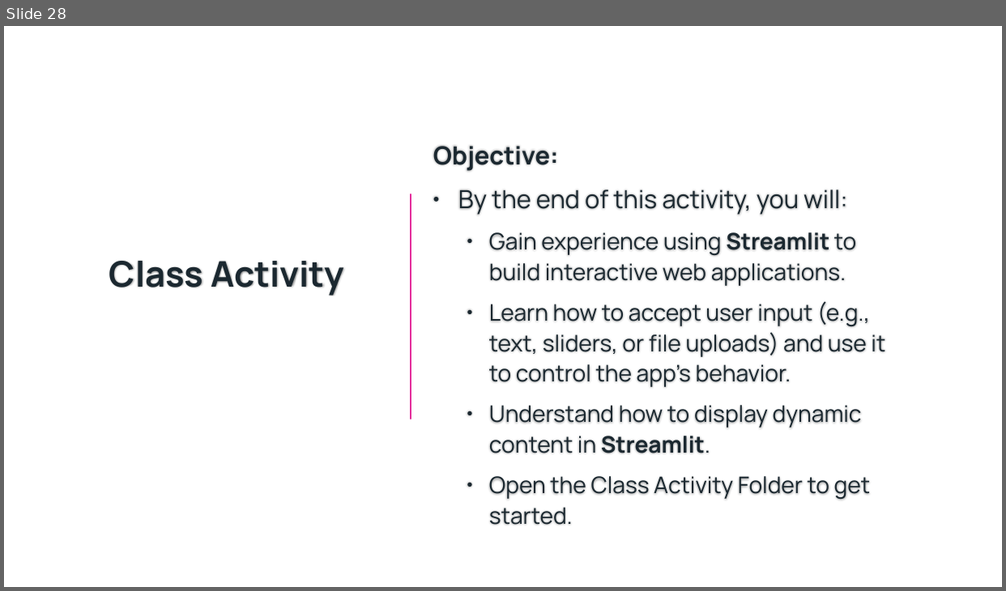
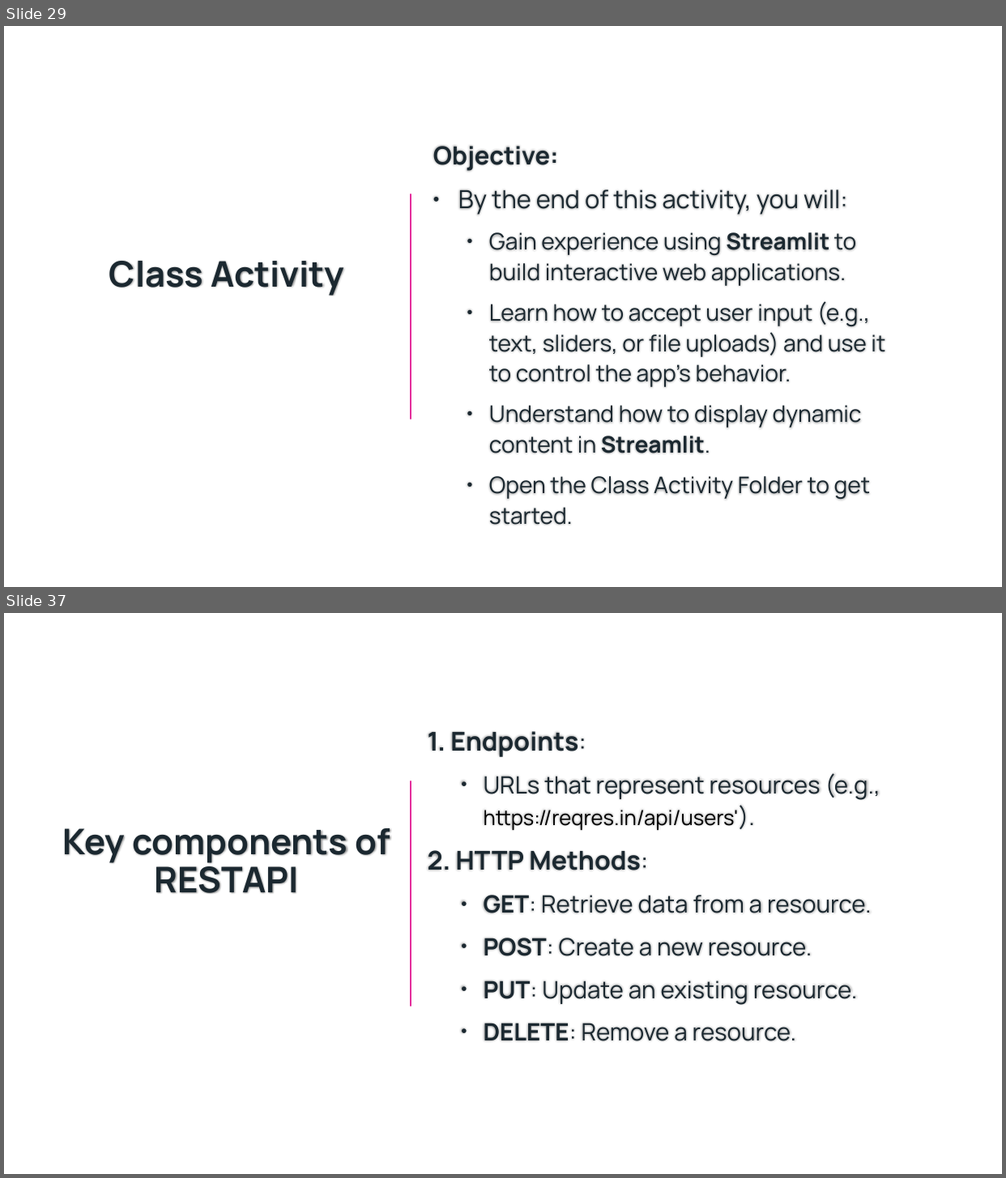
Before and after one commit to Bradford-College/Desigining-User-Interfaces-and-Working-with-Databases, a slide deck: lessonslide.pptx. Shown one above the other, each under a label of ours: slide 28 before the commit, slides 29 and 37 after it; the slides between them are not shown. The pictures are 1006x591 and 1006x1178 pixels, drawn with LibreOffice and Linux fonts; fonts in the diff are those of the drawing; background and template pictures are left out. Boxes give left, top, right and bottom in pixels: in the first picture for what was removed or moved away, otherwise in the second. Text is boxed around its words. In the diff, an @@ line names an element or a change of style, - is before the commit and + after.

```diff
--- a/lessonslide.pptx
+++ b/lessonslide.pptx
@@ slide 37 added at [4,613,1002,1174], background picture (left out) @@
@@ text added at [428,731,880,1041], 23 pt, text #1B2830 @@
+1. Endpoints:
+  • URLs that represent resources (e.g., https://reqres.in/api/users').
+2. HTTP Methods:
+  • GET: Retrieve data from a resource.
+  • POST: Create a new resource.
+  • PUT: Update an existing resource.
+  • DELETE: Remove a resource.
@@ line added from (411, 781) to (411, 1006), #E32D9B 1.5 pt @@
@@ title added at [63,828,390,894], 34 pt, text #1B2830, bold @@
+Key components of RESTAPI
@@ what was slide 28 is now slide 29 @@
```
Also in this commit, not shown: 10 other slides added, 4 other files.
